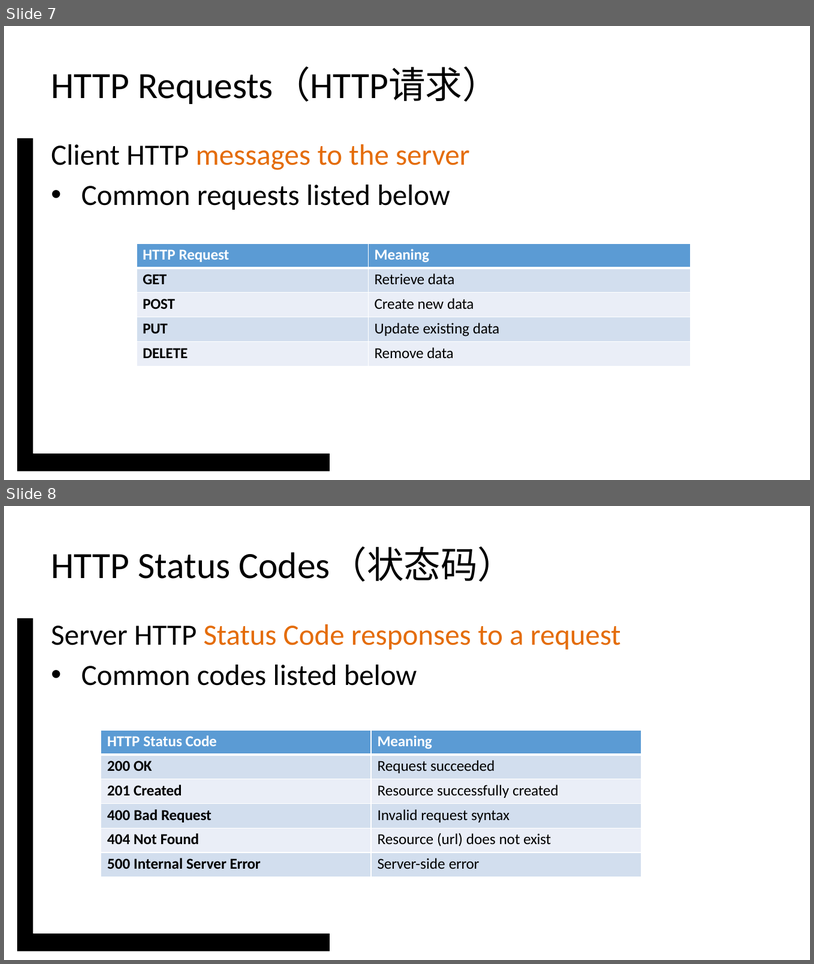
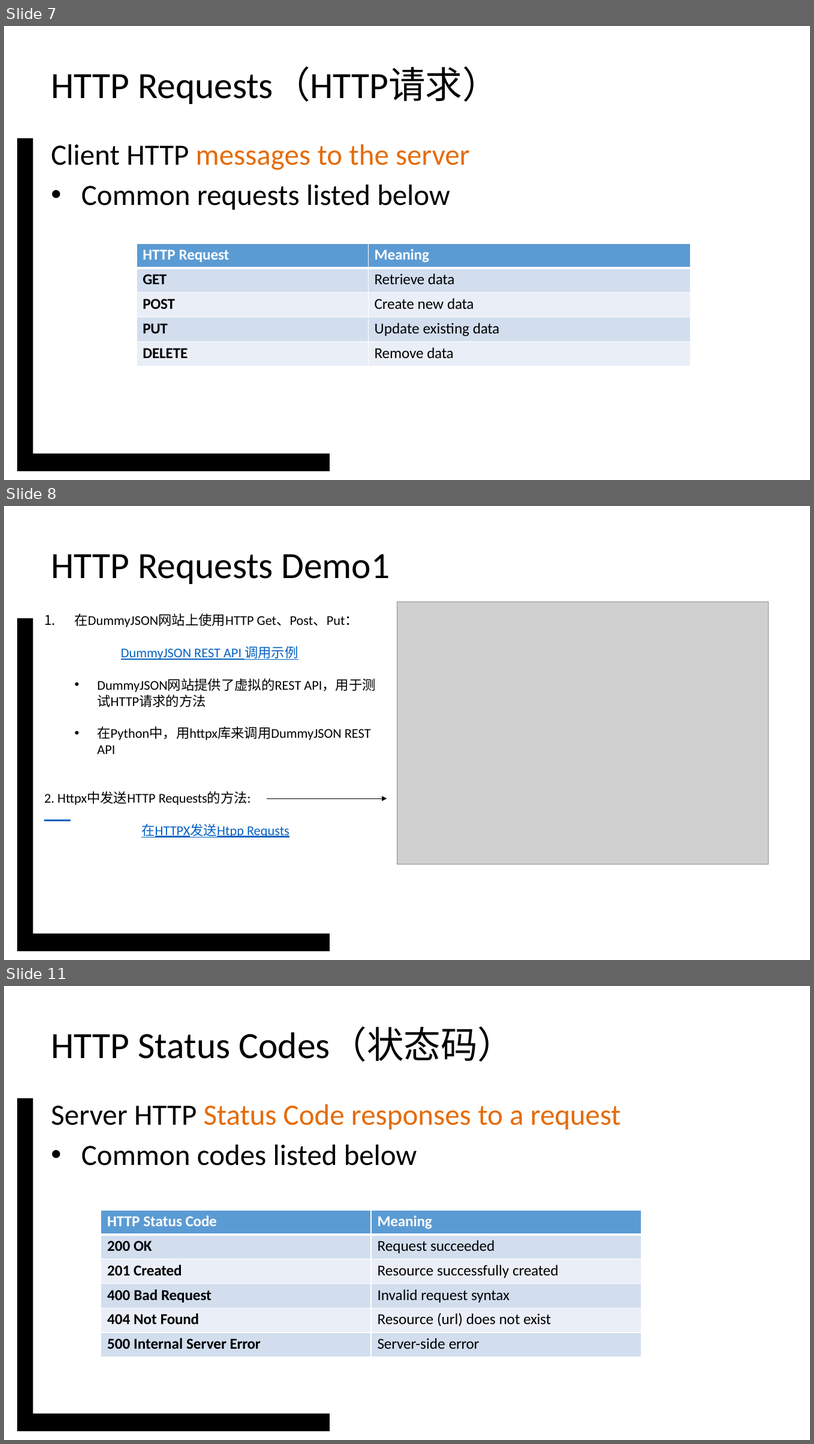
Before and after one commit to vcboy1/Leeds, a slide deck: 26fall/1850/Note/w1.8_s2.pptx. Shown one above the other, each under a label of ours: slides 7 and 8 before the commit, slides 7, 8 and 11 after it; the slides between them are not shown. The pictures are 814x964 and 814x1444 pixels, drawn with LibreOffice and Linux fonts; fonts in the diff are those of the drawing; grey boxes stand for pictures; background and template pictures are left out. Boxes give left, top, right and bottom in pixels: in the first picture for what was removed or moved away, otherwise in the second. Text is boxed around its words. In the diff, an @@ line names an element or a change of style, - is before the commit and + after.

```diff
--- a/26fall/1850/Note/w1.8_s2.pptx
+++ b/26fall/1850/Note/w1.8_s2.pptx
@@ slide 8 added at [4,506,810,960], background #FFFFFF; not listed: 1 template element that a slide beside it also shows @@
@@ title added at [51,554,390,584], 44 pt, text #000000 @@
+HTTP Requests Demo1
@@ text added at [44,613,376,837], 16 pt, text #000000 @@
+1. 在DummyJSON网站上使用HTTP Get、Post、Put：
+DummyJSON REST API 调用示例
+  • DummyJSON网站提供了虚拟的REST API，用于测试HTTP请求的方法
+  • 在Python中，用httpx库来调用DummyJSON REST API
+2. Httpx中发送HTTP Requests的方法:
+在HTTPX发送Htpp Requsts
@@ picture added at [397,601,768,864] @@
@@ arrow added from (267, 798) to (387, 798), #000000 0.75 pt @@
@@ what was slide 8 is now slide 11 @@
```
Also in this commit, not shown: 2 other slides added, 47 other files.
